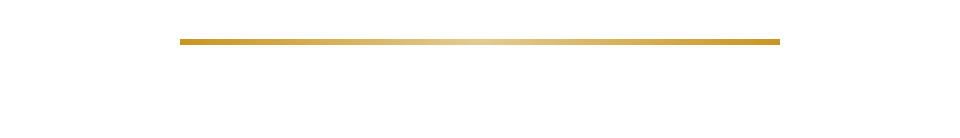
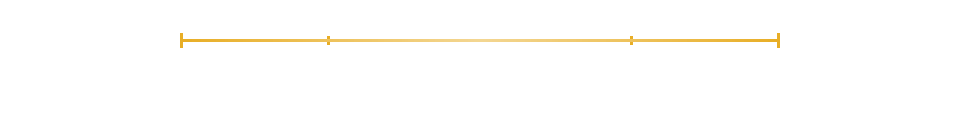
Revision of a layered 960 x 138 image; what changed, layer by layer:
painted on "bar" over [180,33,780,48]
